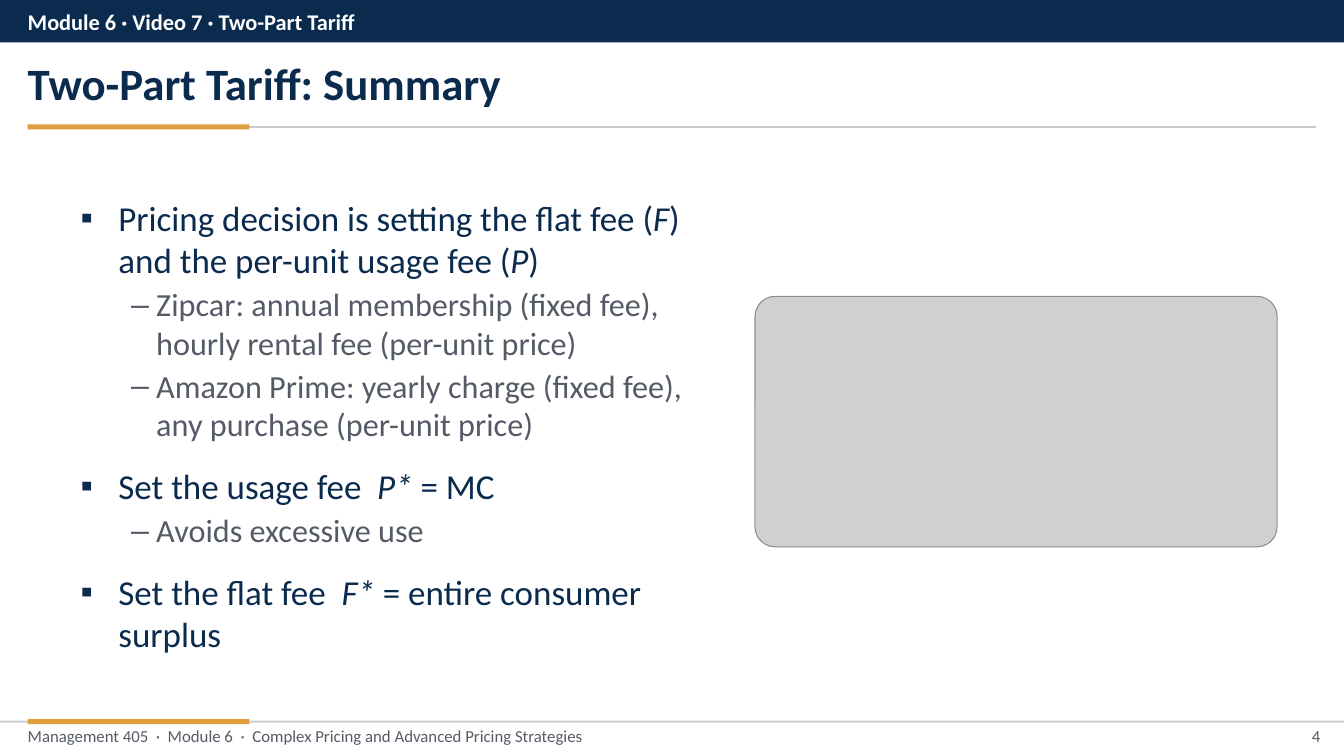
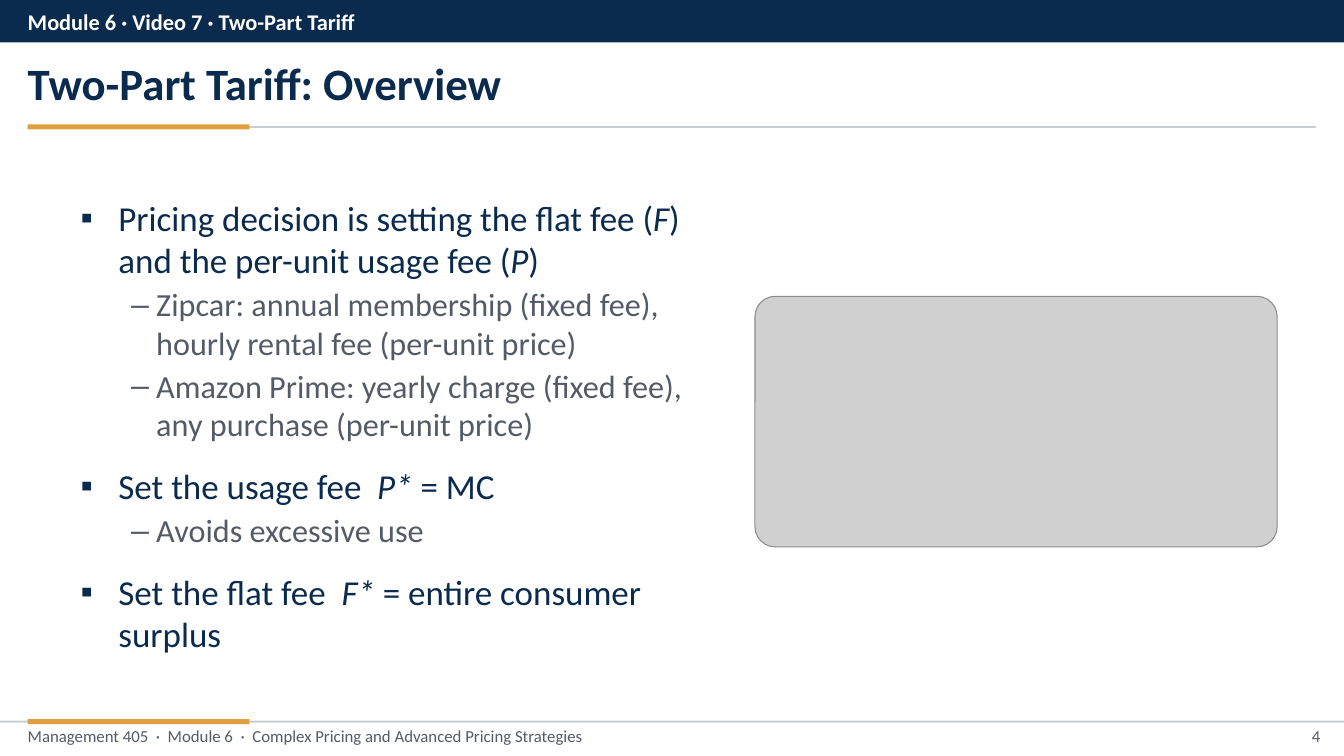
Before and after one commit to nvoigtla/MGMT-405-EMBA, a slide deck: slide 4 of slides/Module-6-Video-7-Two-Part-Tariffs.pptx. Drawn at 1344x756 pixels with LibreOffice and Linux fonts; fonts in the diff are those of the drawing; grey boxes stand for pictures. Boxes give left, top, right and bottom in pixels: in the first picture for what was removed or moved away, otherwise in the second. Text is boxed around its words. In the diff, an @@ line names an element or a change of style, - is before the commit and + after.

```diff
--- a/slides/Module-6-Video-7-Two-Part-Tariffs.pptx
+++ b/slides/Module-6-Video-7-Two-Part-Tariffs.pptx
@@ text at (x1=28, y1=68, x2=501, y2=101): text changed @@
-Two-Part Tariff: Summary
+Two-Part Tariff: Overview
```
Also in this commit, not shown: 46 other files.
